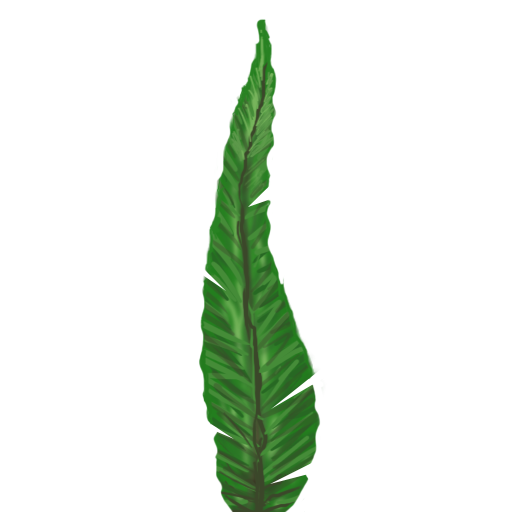
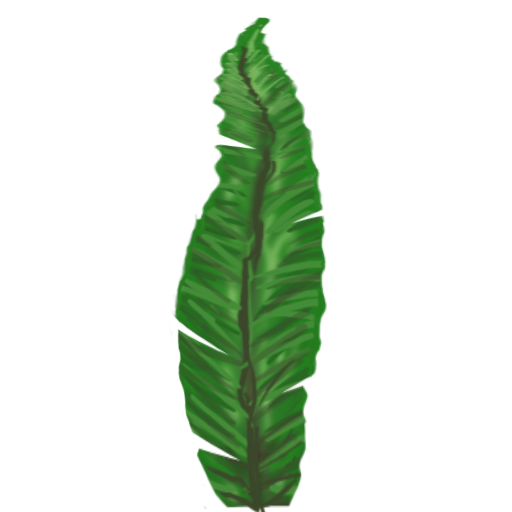
Layer changes from the first w=512, h=512 image to the second:
added layer "Layer 0 copy" above "Layer 0" over (169, 17, 327, 512)
hid "Layer 0" over (198, 18, 327, 512)
